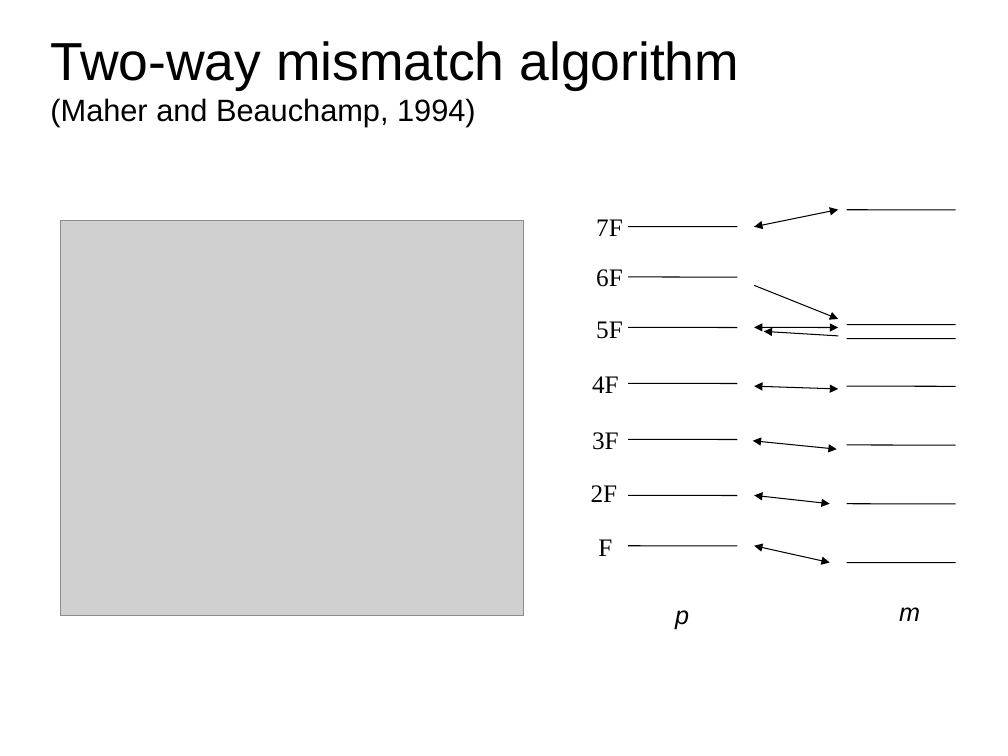
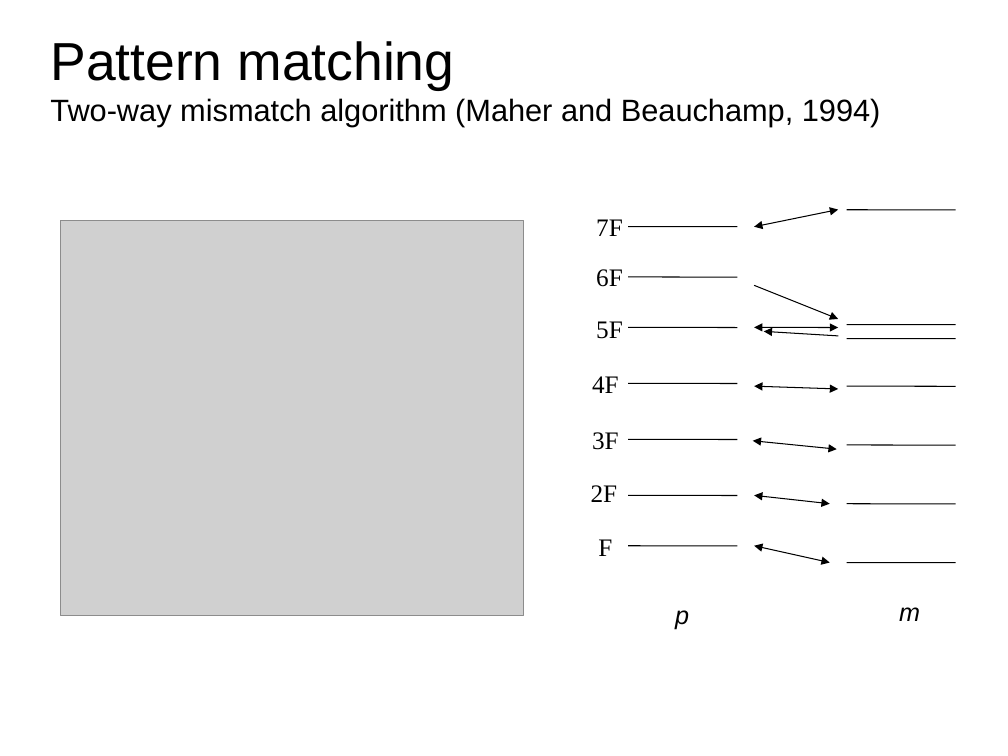
Before and after one commit to MTG/sms-tools, a slide deck: slide 13 of lectures/6-Harmonic-model/F0-detection.odp (slide 12 before the commit). Drawn at 1008x756 pixels with LibreOffice and Linux fonts; fonts in the diff are those of the drawing; grey boxes stand for pictures. Boxes give left, top, right and bottom in pixels: in the first picture for what was removed or moved away, otherwise in the second. Text is boxed around its words. In the diff, an @@ line names an element or a change of style, - is before the commit and + after.

```diff
--- a/lectures/6-Harmonic-model/F0-detection.odp
+++ b/lectures/6-Harmonic-model/F0-detection.odp
@@ title at [50,41,881,127]: text changed; size 38.2 to 22 pt @@
-Two-way mismatch algorithm
-(Maher and Beauchamp, 1994)
+Pattern matching
+Two-way mismatch algorithm (Maher and Beauchamp, 1994)
```
Also in this commit, not shown: 3 other slides changed, 3 slides added, 2 slides removed, 15 other files.
